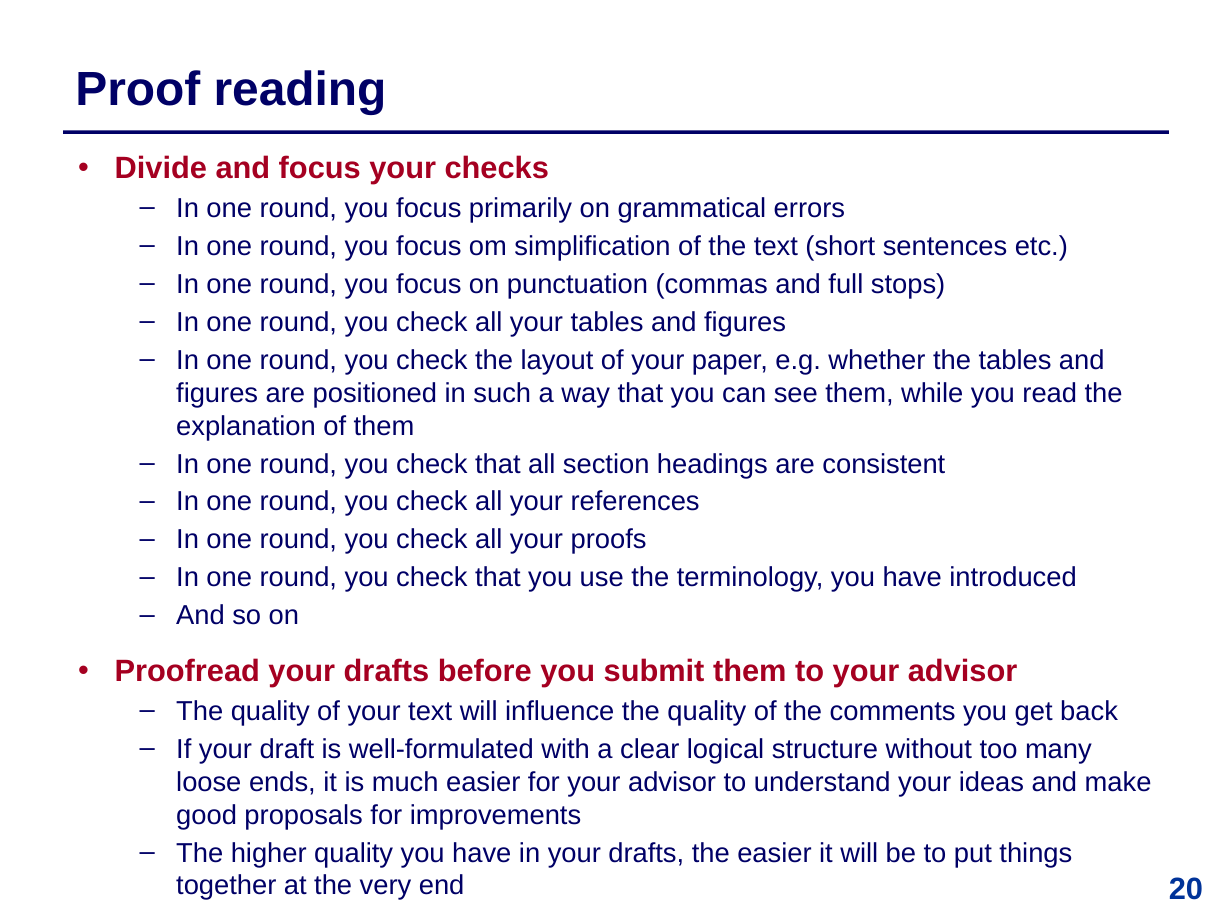
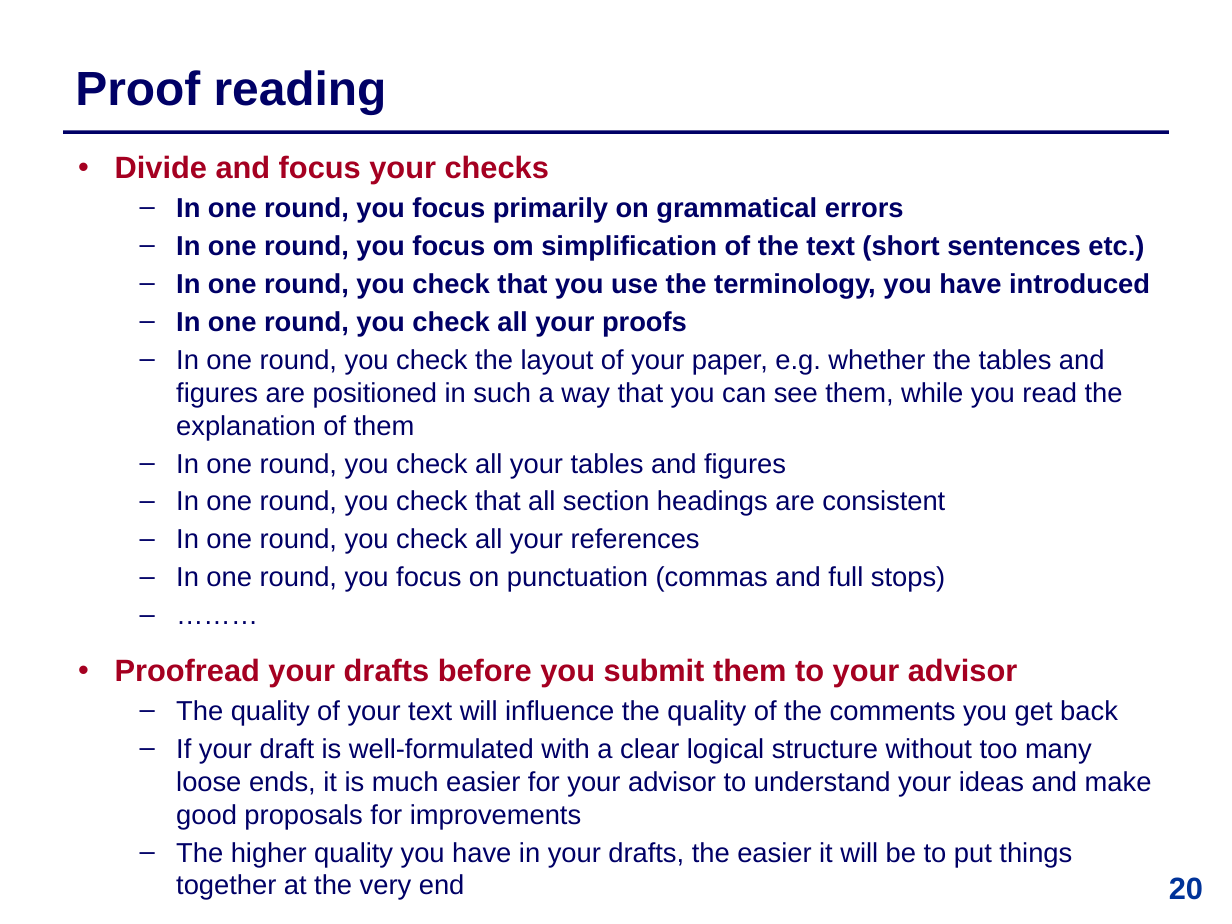
Before and after one commit to IntProgAU/Materiale, a slide deck: slide 20 of web/b25/2 Academic Writing and Oral Presentation.pptx. Drawn at 1232x924 pixels with LibreOffice and Linux fonts; fonts in the diff are those of the drawing. Boxes give left, top, right and bottom in pixels: in the first picture for what was removed or moved away, otherwise in the second. Text is boxed around its words. In the diff, an @@ line names an element or a change of style, - is before the commit and + after.

```diff
--- a/web/b25/2 Academic Writing and Oral Presentation.pptx
+++ b/web/b25/2 Academic Writing and Oral Presentation.pptx
@@ text at [176, 197, 1144, 261]: bold on in "In one round, you focus primarily on ...", "In one round, you focus om simplification ..." @@
@@ text at [176, 273, 1150, 440]: text changed @@
-  – In one round, you focus on punctuation (commas and full stops)
+  – In one round, you check that you use the terminology, you have introduced
+  – In one round, you check all your proofs
+  – In one round, you check the layout of your paper, e.g. whether the tables and figures are positioned in such a way that you can see them, while you read the explanation of them
@@ text at [176, 566, 945, 592]: text changed @@
-  – In one round, you check all your proofs
-  – In one round, you check that you use the terminology, you have introduced
-  – And so on
+  – In one round, you focus on punctuation (commas and full stops)
+  – ………
```
Also in this commit, not shown: 11 other slides changed.
